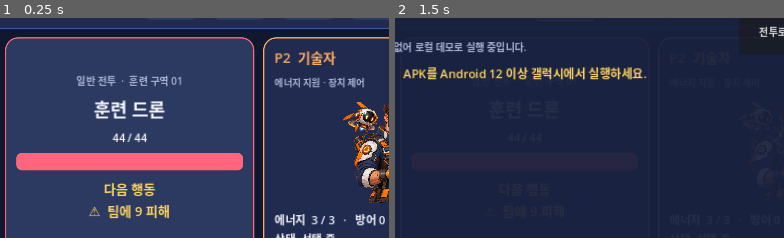
Above: before the commit, frames 1-2 (left to right).
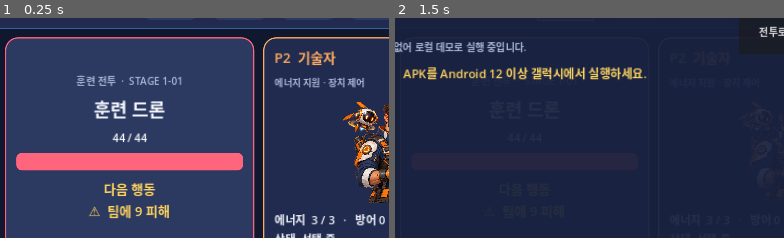
Above: after the commit, the same moments.

Repository: wjdals988/starlinkduo
Game: Godot game, scene res://src/ui/main.tscn
Same seed, same stepped clock (60 frames per second), same inputs: the game is played once before the commit and once after it.
Inputs:
- Up to frame 1 (0.25 s): no input
- Up to frame 2 (1.5 s): click "연결" at 0.5 s; click "항로" at 1.25 s
The pictures show only the part of the screen within x 33-83%, y 10-60%; the shares and areas given below are measured in that part.

The runs differ from the first frame. In frame 1, 0.4% of the frame differs, in the area x 19-46%, y 25-31%; in frame 2, less than 0.1%.

Commit message:
feat: gate route combat rewards on victory

Diff:
--- a/src/core/combat_engine.gd
+++ b/src/core/combat_engine.gd
@@ -24,6 +24,35 @@
 	var drone := EnemyState.new(&"training_drone", "훈련 드론", 44)
 	drone.intent_damage = 9
 	state.enemies.append(drone)
+	begin_turn(state)
+	return state
+
+func create_run_combat(run: RunState, route_types: Array[String], content: Dictionary) -> CombatState:
+	var state := CombatState.new()
+	state.combat_id = StringName("run-%s-s%d-r%d" % [run.run_id, run.stage, run.step])
+	state.team_health = run.team_health
+	state.team_max_health = run.team_max_health
+	for slot in 2:
+		var player := CombatantState.new(slot, run.characters[slot])
+		for card_id in run.decks[slot]:
+			player.draw_pile.append(StringName(card_id))
+		state.players.append(player)
+	var stage_content: Dictionary = content.stages[run.stage - 1]
+	var encounter: Dictionary
+	if route_types.has("boss"):
+		encounter = stage_content.boss
+	elif route_types.has("key_challenge"):
+		encounter = stage_content.elites[(run.seed + run.step) % stage_content.elites.size()].duplicate(true)
+		encounter.id = "%s_key" % encounter.id
+		encounter.name = "열쇠 수호자 · %s" % encounter.name
+		encounter.health = roundi(encounter.health * 1.15)
+	elif route_types.has("elite"):
+		encounter = stage_content.elites[(run.seed + run.step) % stage_content.elites.size()]
+	else:
+		encounter = stage_content.normal_formations[(run.seed + run.step) % stage_content.normal_formations.size()]
+	var enemy := EnemyState.new(StringName(encounter.id), String(encounter.name), int(encounter.health))
+	enemy.intent_damage = int(encounter.intent_damage)
+	state.enemies.append(enemy)
 	begin_turn(state)
 	return state
 
--- a/src/run/run_coordinator.gd
+++ b/src/run/run_coordinator.gd
@@ -16,8 +16,8 @@
 func start_new(seed: int) -> RunState:
 	run = RunState.new(seed)
 	run.map = MapGenerator.new().generate_run(seed)
-	run.decks[0] = ["guardian_strike", "guardian_guard", "guardian_cover", "neutral_pulse"]
-	run.decks[1] = ["engineer_bolt", "engineer_charge", "engineer_patch", "neutral_barrier"]
+	run.decks[0] = ["guardian_strike", "guardian_guard", "guardian_cover", "neutral_pulse", "guardian_strike", "guardian_guard", "neutral_barrier", "neutral_pulse"]
+	run.decks[1] = ["engineer_bolt", "engineer_charge", "engineer_patch", "neutral_barrier", "engineer_bolt", "engineer_charge", "neutral_link", "neutral_pulse"]
 	checkpoint("new_run")
 	return run
 
@@ -109,6 +109,37 @@
 	advance_step()
 	return {"ok": true}
 
+func complete_combat(combat: CombatState, completed_types: Array[String]) -> Dictionary:
+	if combat.phase != CombatState.Phase.WON:
+		return {"ok": false, "error": "combat_not_won"}
+	run.team_health = combat.team_health
+	var gold_reward := 45 if completed_types.has("elite") or completed_types.has("key_challenge") else 25
+	for slot in 2:
+		run.gold[slot] += gold_reward
+	var result := complete_routes(completed_types)
+	if result.ok:
+		checkpoint("combat_reward")
+	return {"ok": result.ok, "gold": gold_reward}
+
+func resolve_noncombat(completed_types: Array[String]) -> Dictionary:
+	if run.pending_routes.size() != 2:
+		return {"ok": false, "error": "routes_not_ready"}
+	var summary: Array[String] = []
+	for node_type in completed_types:
+		match node_type:
+			"rest":
+				var before := run.team_health
+				run.team_health = mini(run.team_max_health, run.team_health + 12)
+				summary.append("팀 내구도 +%d" % (run.team_health - before))
+			"event":
+				for slot in 2:
+					run.gold[slot] += 12
+				summary.append("각 플레이어 +12 C")
+			"shop": summary.append("상점 방문 가능")
+			_: summary.append(_node_summary(node_type))
+	var result := complete_routes(completed_types)
+	return {"ok": result.ok, "summary": summary}
+
 func selected_route_types() -> Array[String]:
 	var result: Array[String] = []
 	if run.pending_routes.size() != 2:
@@ -147,3 +178,6 @@
 
 func _valid_shop_entry(player_slot: int, entry: Dictionary) -> bool:
 	return _valid_slot(player_slot) and entry.has("id") and entry.has("price") and int(entry.price) >= 0 and run.gold[player_slot] >= int(entry.price)
+
+func _node_summary(node_type: String) -> String:
+	return {"combat": "전투", "elite": "엘리트", "key_challenge": "열쇠 도전"}.get(node_type, node_type)
--- a/src/ui/main.gd
+++ b/src/ui/main.gd
@@ -22,6 +22,8 @@
 var selected_plays: Array[Dictionary] = []
 var selected_hand_indices: Array[int] = []
 var selected_energy: int = 0
+var active_route_types: Array[String] = []
+var active_route_combat := false
 
 var team_health_label: Label
 var team_health_bar: ProgressBar
@@ -38,6 +40,9 @@
 var overlay_subtitle: Label
 var overlay_content: VBoxContainer
 var connection_label: Label
+var encounter_label: Label
+var enemy_name_label: Label
+var intent_label: Label
 
 func _ready() -> void:
 	catalog = FullCardCatalog.build()
@@ -68,6 +73,9 @@
 		cooperative_session.poll()
 	else:
 		bluetooth_transport.poll()
+	if active_route_combat and state.phase == CombatState.Phase.WON:
+		if cooperative_session == null or cooperative_session.role == CooperativeSession.Role.HOST:
+			_finish_route_combat()
 	if connection_label != null:
 		var next_text := _connection_status_text()
 		if connection_label.text != next_text:
@@ -183,19 +191,19 @@
 	column.add_theme_constant_override("separation", 12)
 	panel.add_child(column)
 
-	var encounter := Label.new()
-	encounter.text = "일반 전투  ·  훈련 구역 01"
-	encounter.horizontal_alignment = HORIZONTAL_ALIGNMENT_CENTER
-	encounter.add_theme_font_size_override("font_size", 16)
-	encounter.add_theme_color_override("font_color", COLOR_MUTED)
-	column.add_child(encounter)
-
-	var enemy_name := Label.new()
-	enemy_name.text = "훈련 드론"
-	enemy_name.horizontal_alignment = HORIZONTAL_ALIGNMENT_CENTER
-	enemy_name.add_theme_font_size_override("font_size", 29)
-	enemy_name.add_theme_color_override("font_color", COLOR_TEXT)
-	column.add_child(enemy_name)
+	encounter_label = Label.new()
+	encounter_label.text = "일반 전투  ·  훈련 구역 01"
+	encounter_label.horizontal_alignment = HORIZONTAL_ALIGNMENT_CENTER
+	encounter_label.add_theme_font_size_override("font_size", 16)
+	encounter_label.add_theme_color_override("font_color", COLOR_MUTED)
+	column.add_child(encounter_label)
+
+	enemy_name_label = Label.new()
+	enemy_name_label.text = "훈련 드론"
+	enemy_name_label.horizontal_alignment = HORIZONTAL_ALIGNMENT_CENTER
+	enemy_name_label.add_theme_font_size_override("font_size", 29)
+	enemy_name_label.add_theme_color_override("font_color", COLOR_TEXT)
+	column.add_child(enemy_name_label)
 
 	enemy_health_label = Label.new()
 	enemy_health_label.horizontal_alignment = HORIZONTAL_ALIGNMENT_CENTER
@@ -208,12 +216,12 @@
 	enemy_health_bar.add_theme_stylebox_override("fill", _panel_style(COLOR_RED, 9))
 	column.add_child(enemy_health_bar)
 
-	var intent := Label.new()
-	intent.text = "다음 행동\n⚠  팀에 9 피해"
-	intent.horizontal_alignment = HORIZONTAL_ALIGNMENT_CENTER
-	intent.add_theme_font_size_override("font_size", 21)
-	intent.add_theme_color_override("font_color", COLOR_YELLOW)
-	column.add_child(intent)
+	intent_label = Label.new()
+	intent_label.text = "다음 행동\n⚠  팀에 9 피해"
+	intent_label.horizontal_alignment = HORIZONTAL_ALIGNMENT_CENTER
+	intent_label.add_theme_font_size_override("font_size", 21)
+	intent_label.add_theme_color_override("font_color", COLOR_YELLOW)
+	column.add_child(intent_label)
 	return panel
 
 func _build_hand_section() -> Control:
@@ -454,10 +462,39 @@
 
 func _enter_selected_routes() -> void:
 	var types := run_coordinator.selected_route_types()
-	var result := run_coordinator.complete_routes(types)
+	var combat_types := ["combat", "elite", "key_challenge", "boss"]
+	if types.any(func(type: String) -> bool: return combat_types.has(type)):
+		active_route_types = types
+		active_route_combat = true
+		state = engine.create_run_combat(run_coordinator.run, types, RunContentCatalog.build())
+		if cooperative_session != null and cooperative_session.role == CooperativeSession.Role.HOST:
+			cooperative_session.combat_state = state
+		selected_hand_indices.clear()
+		selected_plays.clear()
+		selected_energy = 0
+		overlay.hide()
+		log_label.text = "%s 조우 시작 · 승리해야 항로가 진행됩니다." % " + ".join(types.map(func(type: String) -> String: return _node_label(type)))
+		_refresh()
+		return
+	var result := run_coordinator.resolve_noncombat(types)
 	if result.ok:
-		overlay_subtitle.text = "%s 진입 완료 · 진행 상황을 저장했습니다." % " + ".join(types.map(func(type: String) -> String: return _node_label(type)))
-		_show_map()
+		state.team_health = run_coordinator.run.team_health
+		_show_route_result("노드 해결 완료", " · ".join(result.summary))
+
+func _finish_route_combat() -> void:
+	active_route_combat = false
+	var result := run_coordinator.complete_combat(state, active_route_types)
+	if not result.ok:
+		log_label.text = "전투 보상을 저장하지 못했습니다: %s" % result.get("error", "unknown")
+		return
+	_show_route_result("항로 전투 승리", "각 플레이어 +%d C · 진행 상황 자동 저장" % result.gold)
+	active_route_types.clear()
+
+func _show_route_result(title: String, summary: String) -> void:
+	_clear_overlay()
+	overlay_title.text = title
+	overlay_subtitle.text = summary
+	_add_connection_action("다음 항로 선택", _show_map, COLOR_CYAN)
 
 func _show_reward() -> void:
 	_clear_overlay()
@@ -569,6 +606,9 @@
 	team_health_bar.max_value = state.team_max_health
 	team_health_bar.value = state.team_health
 	var enemy: EnemyState = state.enemies[0]
+	enemy_name_label.text = enemy.display_name
+	encounter_label.text = "%s  ·  STAGE %d-%02d" % [_encounter_kind(), run_coordinator.run.stage, run_coordinator.run.step + 1]
+	intent_label.text = "다음 행동\n⚠  팀에 %d 피해" % enemy.intent_damage
 	enemy_health_label.text = "%d / %d" % [enemy.health, enemy.max_health]
 	enemy_health_bar.max_value = enemy.max_health
 	enemy_health_bar.value = enemy.health
@@ -582,6 +622,12 @@
 	ready_button.disabled = selected_plays.is_empty() or state.phase != CombatState.Phase.PLANNING
 	_rebuild_hand()
 	queue_redraw()
+
+func _encounter_kind() -> String:
+	if active_route_types.has("key_challenge"): return "열쇠 도전"
+	if active_route_types.has("boss"): return "보스 전투"
+	if active_route_types.has("elite"): return "엘리트 전투"
+	return "일반 전투" if active_route_combat else "훈련 전투"
 
 func _rebuild_hand() -> void:
 	for child in hand_container.get_children():
--- a/tests/run_all.gd
+++ b/tests/run_all.gd
@@ -18,8 +18,9 @@
 	_test_full_card_catalog()
 	_test_full_run_content_catalog()
 	_test_route_selection_and_key_gate()
+	_test_run_combat_completion_gate()
 	if failures.is_empty():
-		print("PASS: 15 core, content, run, route, save, economy, protocol, and transport tests")
+		print("PASS: 16 core, content, run, encounter, route, save, economy, protocol, and transport tests")
 		quit(0)
 	else:
 		for failure in failures:
@@ -258,6 +259,24 @@
 	_expect(run.keys[0], "completed key challenge unlocks only its stage key")
 	store.clear()
 
+func _test_run_combat_completion_gate() -> void:
+	var store := RunSaveStore.new("user://encounter_test.json")
+	store.clear()
+	var catalog := FullCardCatalog.build()
+	var coordinator := RunCoordinator.new(catalog, store)
+	var run := coordinator.start_new(8080)
+	run.pending_routes = {0: "a", 1: "b"}
+	var engine := CombatEngine.new(catalog)
+	var combat := engine.create_run_combat(run, ["key_challenge", "rest"], RunContentCatalog.build())
+	_expect(combat.team_health == run.team_health and combat.enemies[0].display_name.begins_with("열쇠 수호자"), "route type creates matching run encounter")
+	_expect(not coordinator.complete_combat(combat, ["key_challenge", "rest"]).ok, "unfinished combat cannot advance route")
+	combat.phase = CombatState.Phase.WON
+	var before_gold := run.gold[0]
+	var completion := coordinator.complete_combat(combat, ["key_challenge", "rest"])
+	_expect(completion.ok and completion.gold == 45, "key challenge victory grants elite reward")
+	_expect(run.keys[0] and run.gold[0] == before_gold + 45 and run.step == 1, "victory updates key gold and route exactly once")
+	store.clear()
+
 func _expect(condition: bool, label: String) -> void:
 	if not condition:
 		failures.append("FAIL: %s" % label)
Binary file added: artifacts/emulator-5556-key-selected.png
Binary file added: artifacts/emulator-5556-route-new-run.png
Binary file added: artifacts/emulator-5556-run-encounter.png
Binary file added: artifacts/emulator-5556-run-start.png
Not shown, changed: CHANGELOG.md
